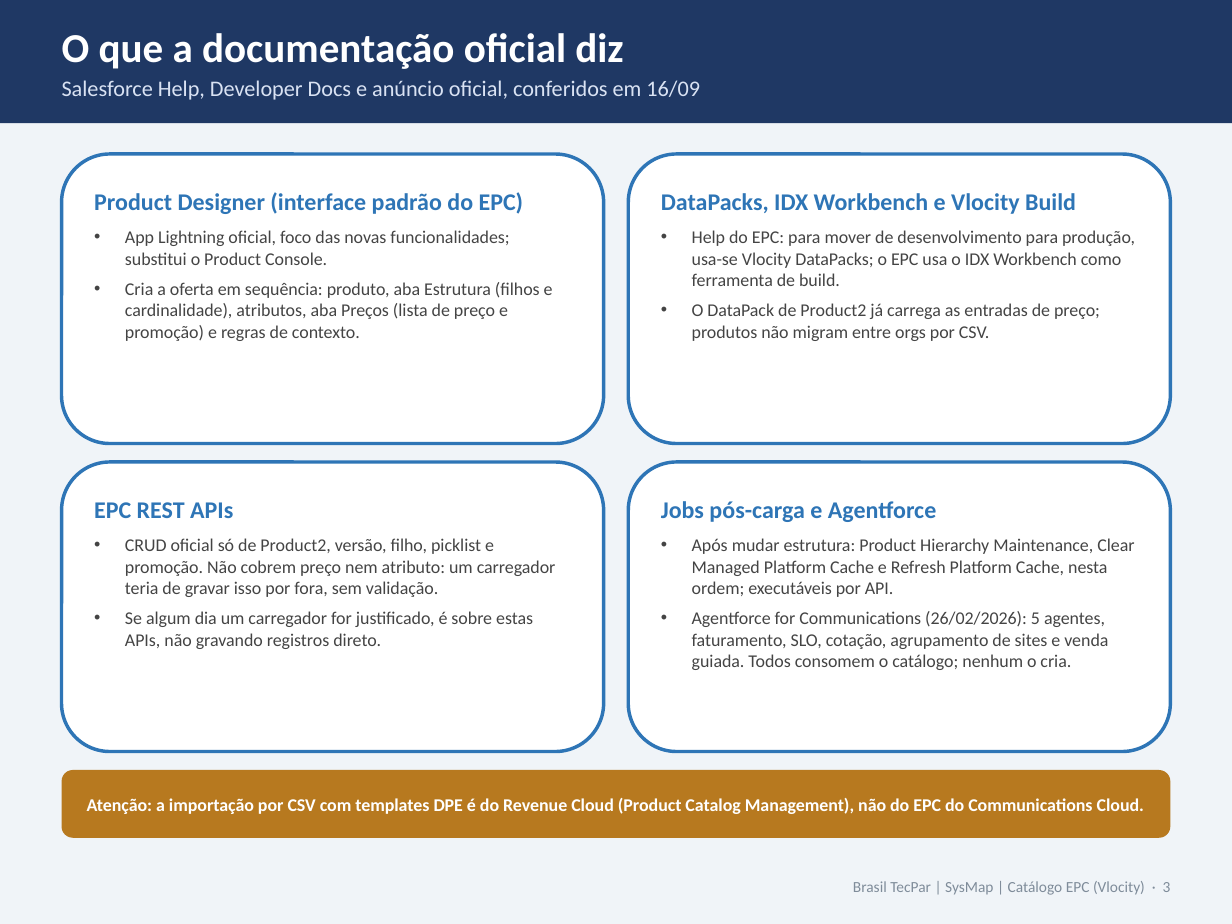
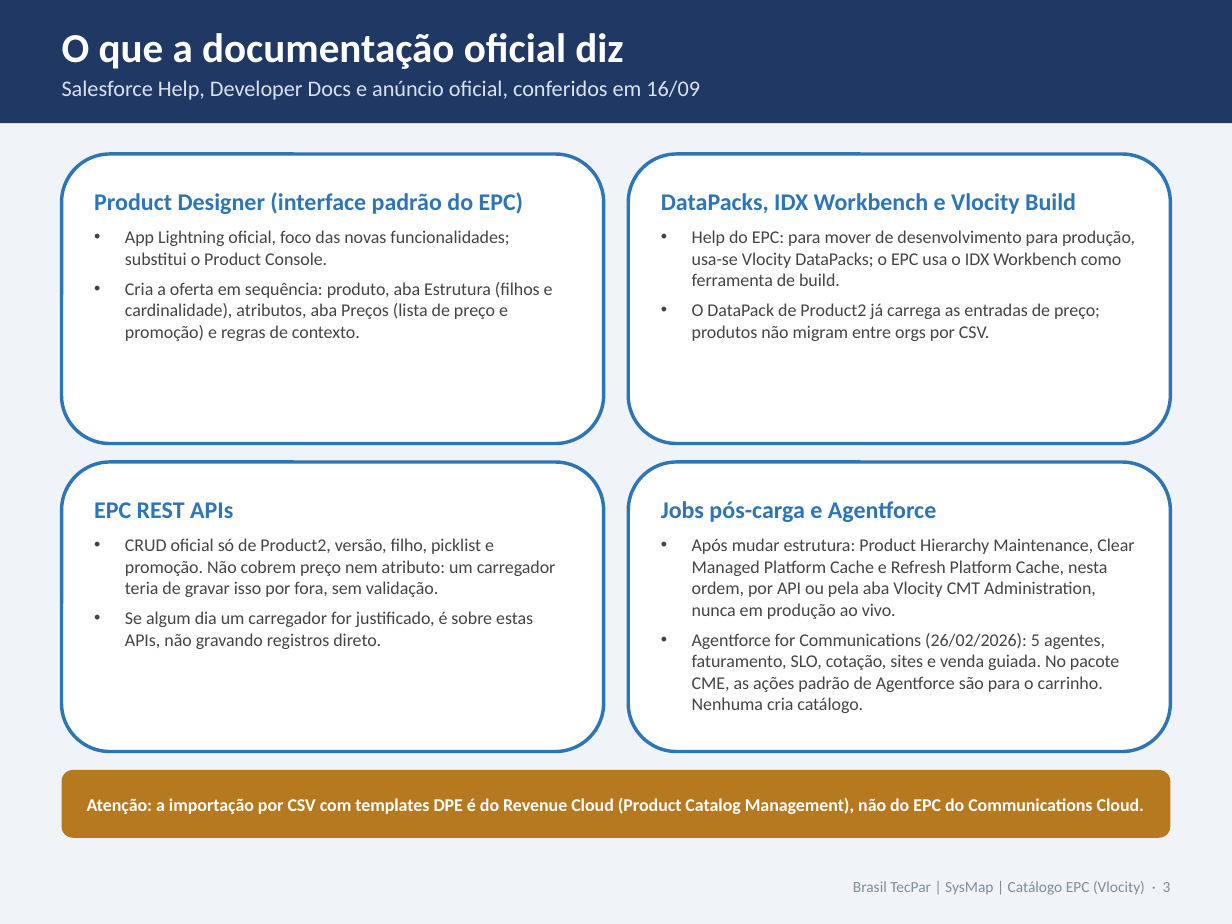
Before and after one commit to Dbelt337/diario-implantacao, a slide deck: slide 3 of docs/deck-catalogo/Catalogo_Carga_e_Manutencao_v2_Rota_Padrao.pptx. Drawn at 1232x924 pixels with LibreOffice and Linux fonts; fonts in the diff are those of the drawing. Boxes give left, top, right and bottom in pixels: in the first picture for what was removed or moved away, otherwise in the second. Text is boxed around its words. In the diff, an @@ line names an element or a change of style, - is before the commit and + after.

```diff
--- a/docs/deck-catalogo/Catalogo_Carga_e_Manutencao_v2_Rota_Padrao.pptx
+++ b/docs/deck-catalogo/Catalogo_Carga_e_Manutencao_v2_Rota_Padrao.pptx
@@ text in rounded rectangle at <box>692,538,1134,713</box>: text changed @@
-• Após mudar estrutura: Product Hierarchy Maintenance, Clear Managed Platform Cache e Refresh Platform Cache, nesta ordem; executáveis por API.
-• Agentforce for Communications (26/02/2026): 5 agentes, faturamento, SLO, cotação, agrupamento de sites e venda guiada. Todos consomem o catálogo; nenhum o cria.
+• Após mudar estrutura: Product Hierarchy Maintenance, Clear Managed Platform Cache e Refresh Platform Cache, nesta ordem, por API ou pela aba Vlocity CMT Administration, nunca em produção ao vivo.
+• Agentforce for Communications (26/02/2026): 5 agentes, faturamento, SLO, cotação, sites e venda guiada. No pacote CME, as ações padrão de Agentforce são para o carrinho. Nenhuma cria catálogo.
```
Also in this commit, not shown: 2 other slides changed, 2 other files.
